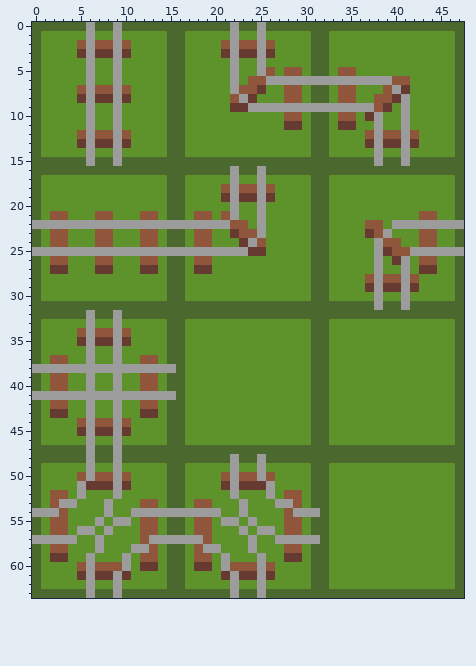
Pixel-art file -- main/tiles/tiles.aseprite. The picture above is the old version.
48x64 pixels, 1 frame.
The result:
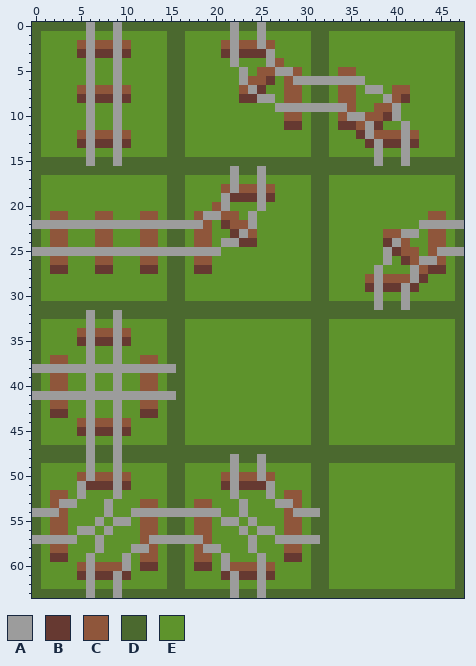
Palette (. is transparent): A #9c9c9c  B #663931  C #8f563b  D #4b692f  E #5e932c
What changed:
{"change": "layer \"ground\" now shown"}
{"change": "layer \"base_wood\" now shown"}
{"change": "layer \"rails\" now shown"}
{"change": "layer \"merged\" removed"}
{"where": "layers \"rails\", \"base_wood\", \"ground\""}
{"y":3,"x":25,"old":"AB","new":"BA"}
{"y":4,"x":25,"old":"AEE","new":"EAC"}
{"y":5,"x":22,"old":"AE","new":"EA"}
{"y":5,"x":25,"old":"A","new":"C"}
{"y":5,"x":27,"old":"EC","new":"AA"}
{"y":6,"x":22,"old":"AE","new":"EA"}
{"y":6,"x":26,"old":"AAA","new":"BEC"}
{"y":6,"x":37,"old":"AAACC","new":"EEEEE"}
{"y":7,"x":22,"old":"A","new":"E"}
{"y":7,"x":24,"old":"C","new":"A"}
{"y":7,"x":37,"old":"EECAB","new":"AAECC"}
{"y":8,"x":22,"old":"CA","new":"EB"}
{"y":8,"x":25,"old":"EE","new":"AA"}
{"y":8,"x":38,"old":"CCBA","new":"EACB"}
{"y":9,"x":22,"old":"BBAAA","new":"EEEEE"}
{"y":9,"x":35,"old":"AAA","new":"CEE"}
{"y":9,"x":39,"old":"BEA","new":"CAE"}
{"y":10,"x":35,"old":"CEBAEEA","new":"AACCBAE"}
{"y":11,"x":36,"old":"EEA","new":"CAB"}
{"y":12,"x":36,"old":"ECA","new":"BAC"}
{"y":19,"x":21,"old":"BA","new":"AB"}
{"y":20,"x":20,"old":"EEA","new":"CAE"}
{"y":21,"x":19,"old":"CE","new":"AA"}
{"y":21,"x":22,"old":"A","new":"C"}
{"y":21,"x":24,"old":"EA","new":"AE"}
{"y":21,"x":43,"old":"C","new":"E"}
{"y":21,"x":45,"old":"E","new":"C"}
{"y":22,"x":19,"old":"AAA","new":"CEB"}
{"y":22,"x":24,"old":"EA","new":"AE"}
{"y":22,"x":37,"old":"CC","new":"EE"}
{"y":22,"x":40,"old":"AAA","new":"EEE"}
{"y":23,"x":23,"old":"C","new":"A"}
{"y":23,"x":25,"old":"A","new":"E"}
{"y":23,"x":37,"old":"BCAEEEC","new":"EECCAAE"}
{"y":23,"x":45,"old":"E","new":"C"}
{"y":24,"x":21,"old":"EE","new":"AA"}
{"y":24,"x":24,"old":"AC","new":"BE"}
{"y":24,"x":38,"old":"ACCE","new":"EBAC"}
{"y":24,"x":43,"old":"C","new":"E"}
{"y":24,"x":45,"old":"E","new":"C"}
{"y":25,"x":21,"old":"AAABB","new":"EEEEE"}
{"y":25,"x":38,"old":"ABC","new":"EAB"}
{"y":25,"x":42,"old":"AAA","new":"CEC"}
{"y":26,"x":38,"old":"AEBAECCE","new":"EAEBCAAC"}
{"y":27,"x":41,"old":"AEB","new":"EAC"}
{"y":27,"x":45,"old":"E","new":"B"}
{"y":28,"x":41,"old":"ACE","new":"CAB"}
